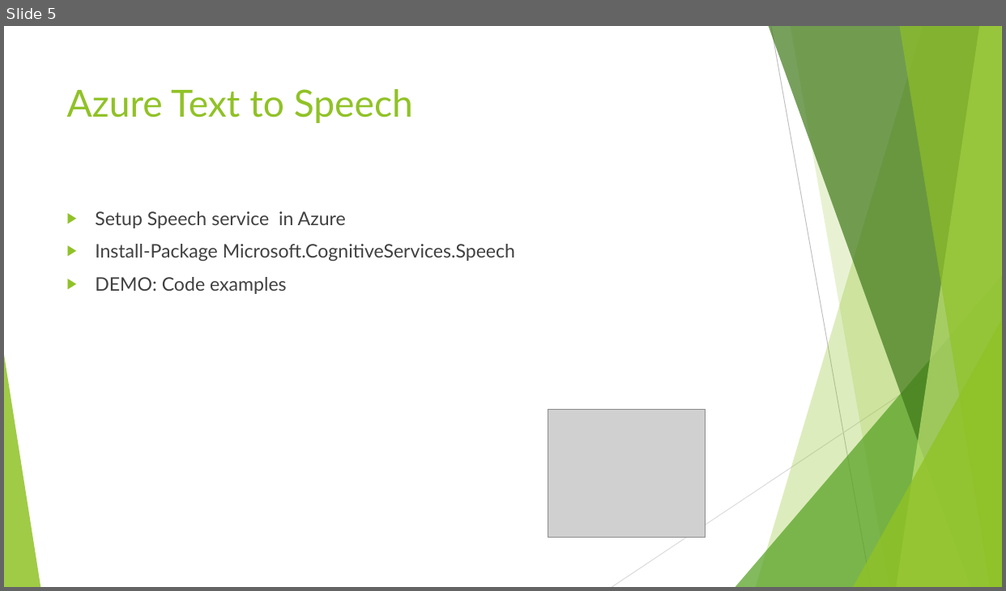
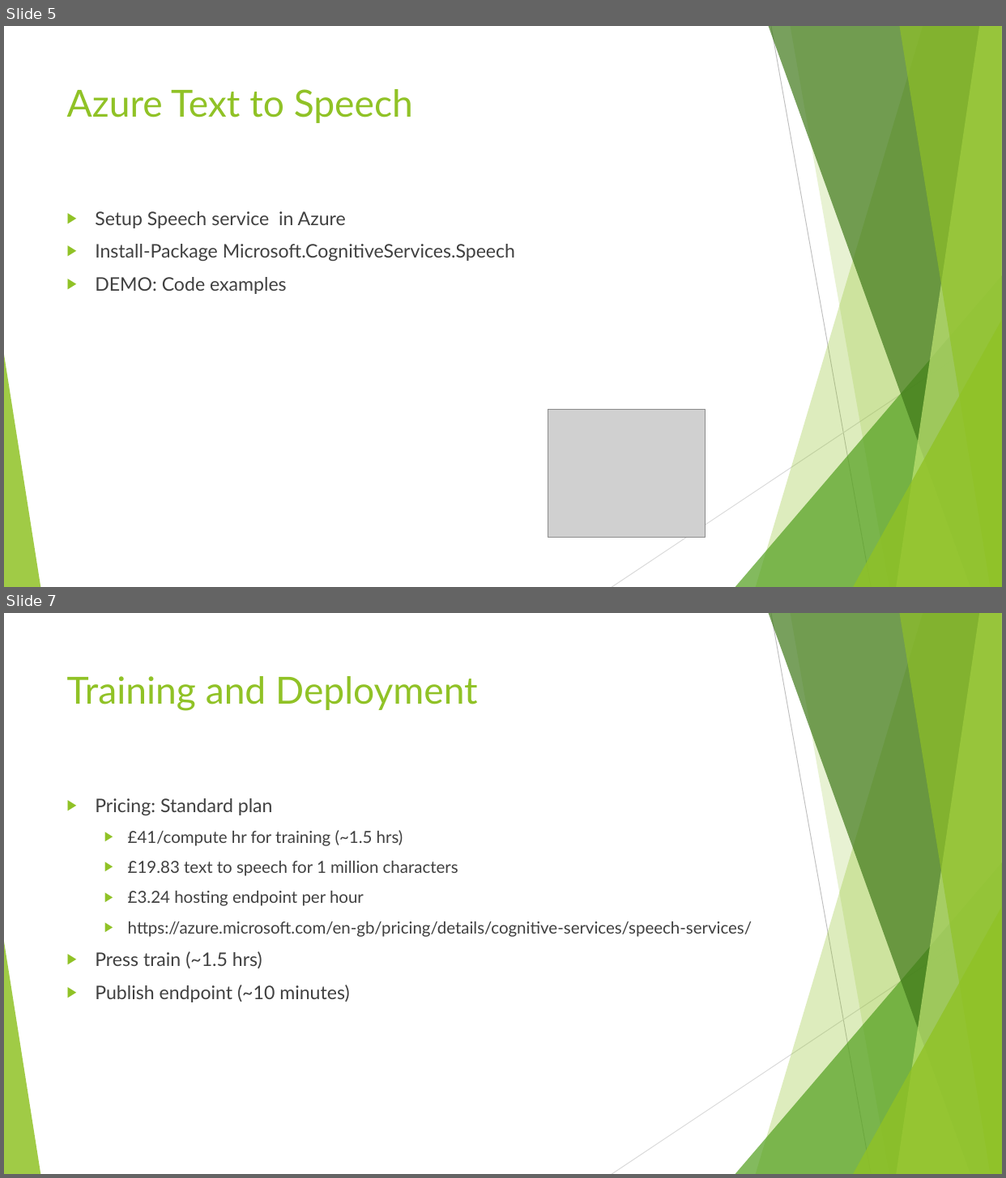
Before and after one commit to johnstaveley/JaaS, a slide deck: JaaS.pptx. Shown one above the other, each under a label of ours: slide 5 before the commit, slides 5 and 7 after it; the slides between them are not shown. The pictures are 1006x591 and 1006x1178 pixels, drawn with LibreOffice and Linux fonts; fonts in the diff are those of the drawing; grey boxes stand for pictures. Boxes give left, top, right and bottom in pixels: in the first picture for what was removed or moved away, otherwise in the second. Text is boxed around its words. In the diff, an @@ line names an element or a change of style, - is before the commit and + after.

```diff
--- a/JaaS.pptx
+++ b/JaaS.pptx
@@ slide 7 added at bbox=[4, 613, 1002, 1174], background #FFFFFF; not listed: 10 template elements that a slide beside it also shows @@
@@ title added at bbox=[67, 676, 478, 711], 36 pt, text #90C226 @@
+Training and Deployment
@@ text added at bbox=[95, 798, 752, 1003], 16 pt, text #404040 @@
+▶ Pricing: Standard plan
+  ▶ £41/compute hr for training (~1.5 hrs)
+  ▶ £19.83 text to speech for 1 million characters
+  ▶ £3.24 hosting endpoint per hour
+  ▶ https://azure.microsoft.com/en-gb/pricing/details/cognitive-services/speech-services/
+▶ Press train (~1.5 hrs)
+▶ Publish endpoint (~10 minutes)
```
Also in this commit, not shown: 1 slide changed, 1 other slide added.
